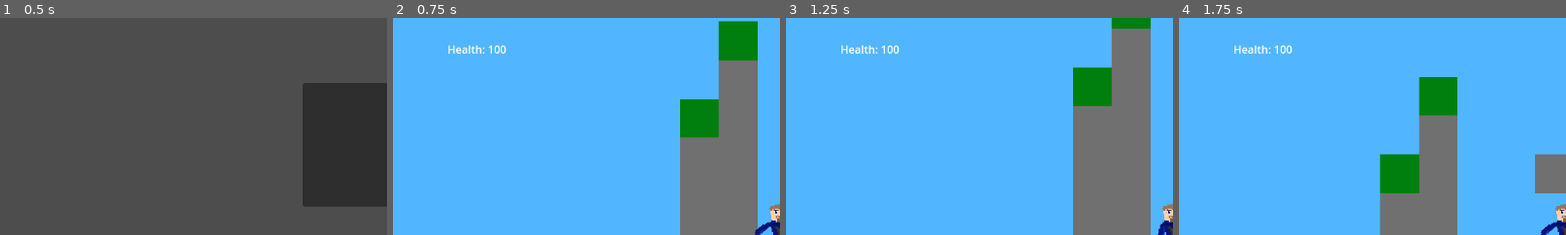
Above: before the commit, frames 1-4 (left to right).
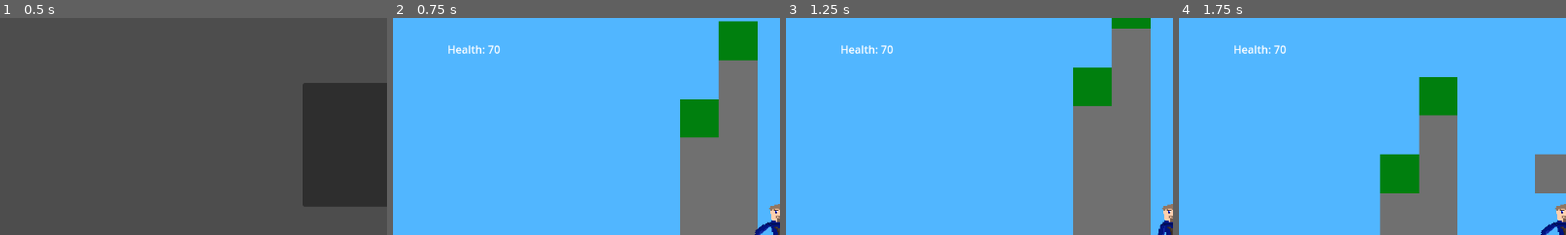
Above: after the commit, the same moments.

Repository: ponito/2DGame
Game: Godot game, scene res://menu.tscn
The game is run twice, just before and just after one commit, with the same random seed, the same clock (stepped at 60 frames per second) and the same inputs.
Inputs:
- Up to frame 1 (0.5 s): no input
- Up to frame 2 (0.75 s): click "Play" at 0.5 s
- Up to frame 3 (1.25 s): no input
- Up to frame 4 (1.75 s): tap Enter (ui_accept) at 1.25, 1.52 s; hold D (Right) from 1.28 s (still down); hold E (E) from 1.28 s (still down)
The pictures show only the part of the screen within x 0-50%, y 0-50%; the shares and areas given below are measured in that part.

Frame 1 is identical in both runs. In frame 2, less than 0.1% of the frame differs, in the area x 24-30%, y 12-17%; in frame 3, less than 0.1%; in frame 4, less than 0.1%.

Commit message:
SAVING now really works

Diff:
--- a/Global/master.gd
+++ b/Global/master.gd
@@ -1,4 +1,4 @@
 extends Node
-var playerHealth = 100
-var maxplayerHealth = 100
+var playerHealth = 150
+var maxplayerHealth = 200
 var playerKnowledge = 0
--- a/Global/save.gd
+++ b/Global/save.gd
@@ -8,7 +8,6 @@
 
 func saveGame():
 	var file = FileAccess.open(SAVE_PATH, FileAccess.WRITE)
-	print("BU")
 	var data: Dictionary = {
 		"playerHealth": master.playerHealth,
 		"maxplayerHealth": master.maxplayerHealth,
--- a/menu.gd
+++ b/menu.gd
@@ -5,5 +5,5 @@
 
 
 func _on_play_pressed():
+	save.loadGame()
 	get_tree().change_scene_to_file("res://game.tscn")
-	save.loadGame()
Not shown, changed: savegame.bin
